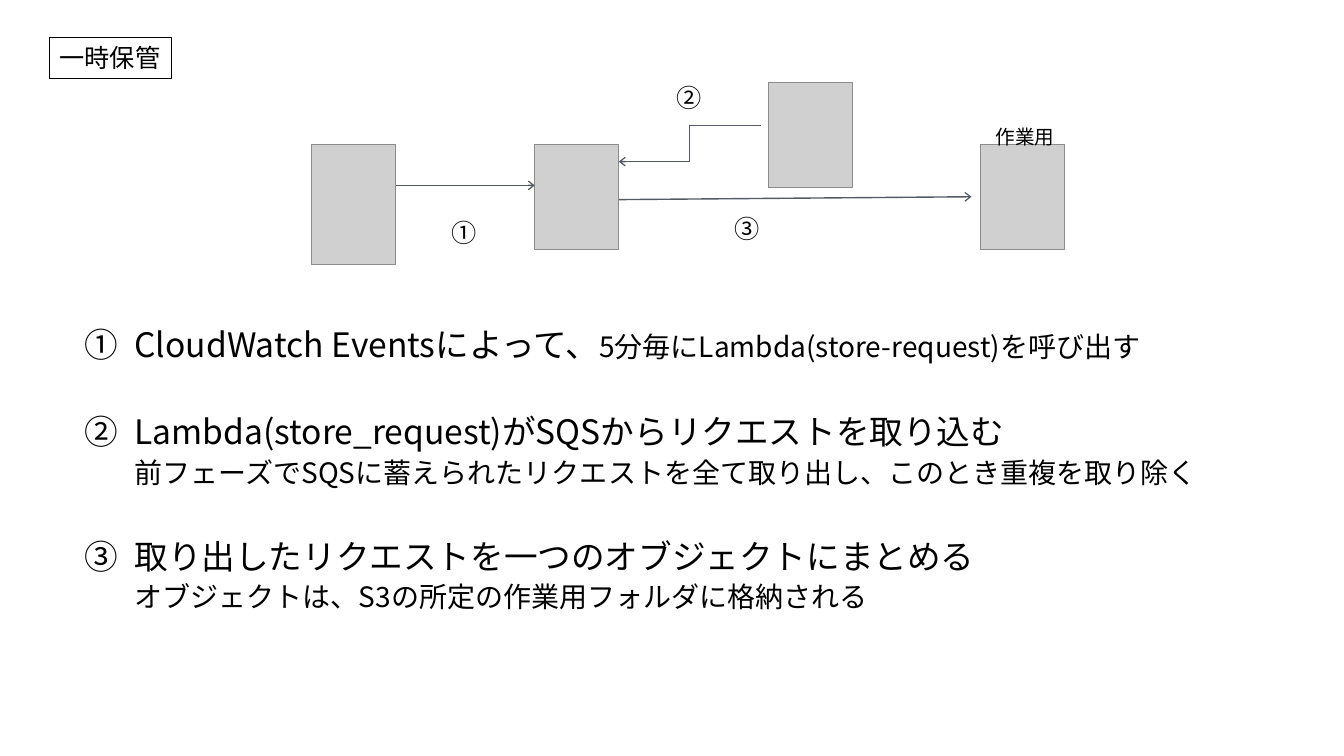
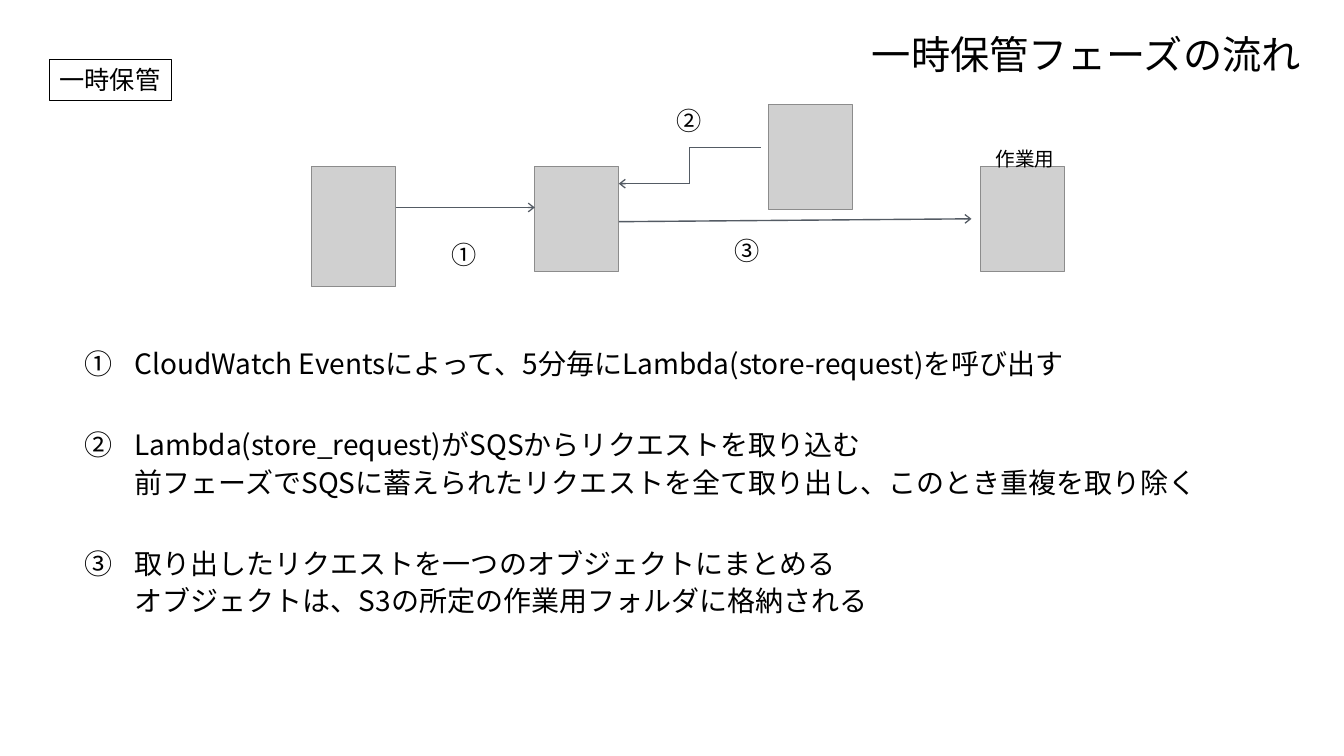
Before and after one commit to kodamashinji/task3, a slide deck: slide 9 of doc/arch.pptx (slide 8 before the commit). Drawn at 1344x756 pixels with LibreOffice and Linux fonts; fonts in the diff are those of the drawing; grey boxes stand for pictures. Boxes give left, top, right and bottom in pixels: in the first picture for what was removed or moved away, otherwise in the second. Text is boxed around its words. In the diff, an @@ line names an element or a change of style, - is before the commit and + after.

```diff
--- a/doc/arch.pptx
+++ b/doc/arch.pptx
@@ text added at <box>872,36,1301,73</box>, 28 pt, text #000000 @@
+一時保管フェーズの流れ
@@ 5 texts, 4 pictures, 2 arrows, 1 rectangle, 1 elbow arrow: place and size @@
-5 texts, 4 pictures, 2 arrows, 1 rectangle, 1 elbow arrow at <box>49,37,1196,610</box>
+5 texts, 4 pictures, 2 arrows, 1 rectangle, 1 elbow arrow at <box>49,59,1196,614</box>
@@ text at <box>134,350,1064,577</box>: size 24 to 20 pt in "CloudWatch Eventsによって、5分毎にLambda(store-request)を呼び出す", "Lambda(store_request)がSQSからリクエストを取り込む", "取り出したリクエストを一つのオブジェクトにまとめる" @@
```
Also in this commit, not shown: 8 other slides changed, 4 slides added, 1 other file.
